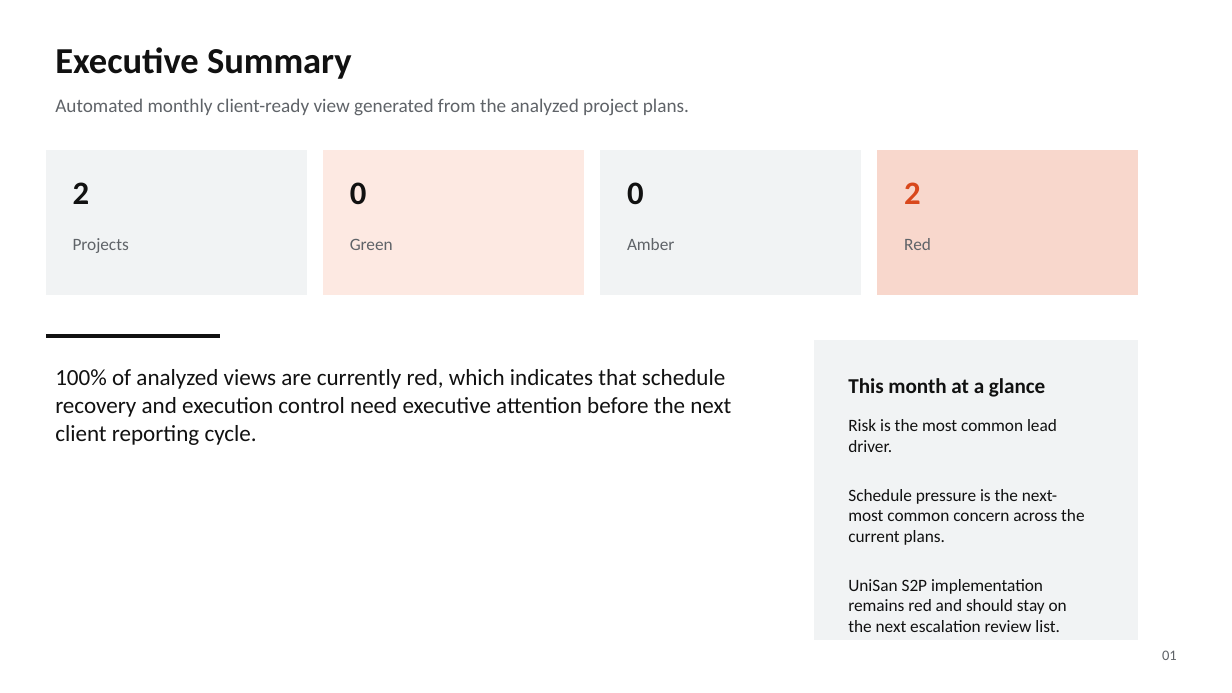
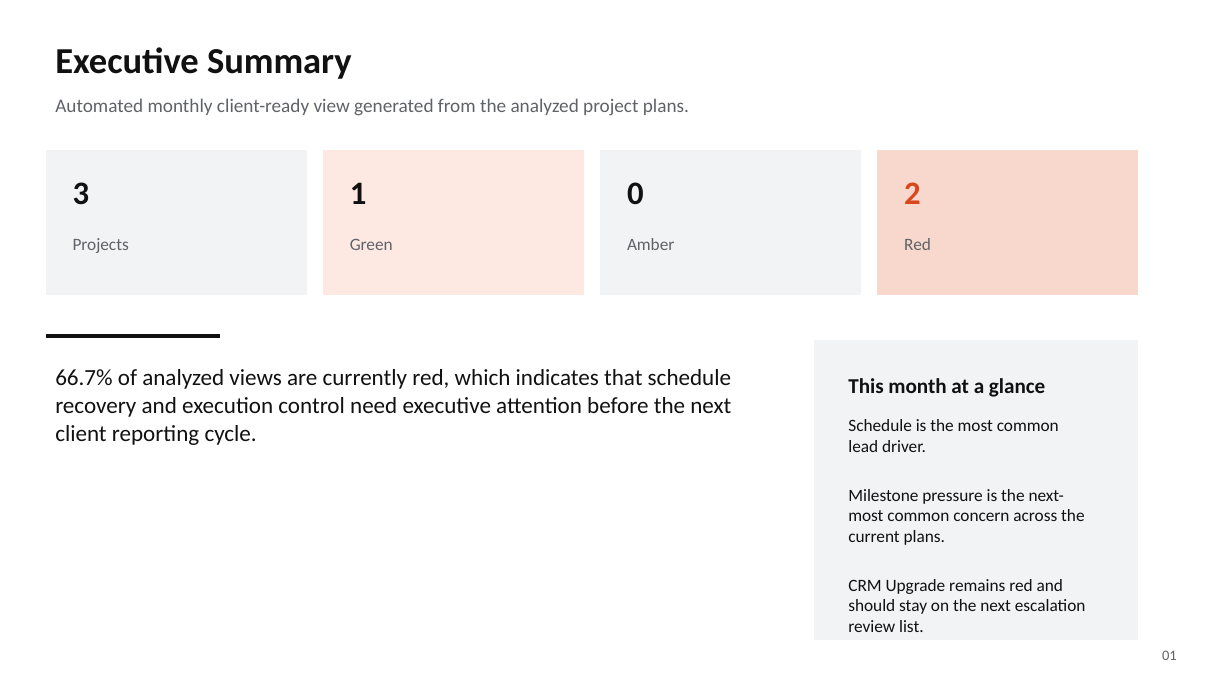
Before and after one commit to Rajibpanda01/Project-Health-Reporting-Agent, a slide deck: slide 1 of deliverables/monthly_executive_deck.pptx. Drawn at 1232x693 pixels with LibreOffice and Linux fonts; fonts in the diff are those of the drawing. Boxes give left, top, right and bottom in pixels: in the first picture for what was removed or moved away, otherwise in the second. Text is boxed around its words. In the diff, an @@ line names an element or a change of style, - is before the commit and + after.

```diff
--- a/deliverables/monthly_executive_deck.pptx
+++ b/deliverables/monthly_executive_deck.pptx
@@ text at (x1=73, y1=182, x2=90, y2=205): text changed @@
-2
+3
@@ text at (x1=350, y1=182, x2=367, y2=204): text changed @@
-0
+1
@@ text at (x1=55, y1=369, x2=731, y2=445): text changed @@
-100% of analyzed views are currently red, which indicates that schedule recovery and execution control need executive attention before the next client reporting cycle.
+66.7% of analyzed views are currently red, which indicates that schedule recovery and execution control need executive attention before the next client reporting cycle.
@@ text at (x1=848, y1=419, x2=1086, y2=614): text changed @@
-Risk is the most common lead driver.
-Schedule pressure is the next-most common concern across the current plans.
-UniSan S2P implementation remains red and should stay on the next escalation review list.
+Schedule is the most common lead driver.
+Milestone pressure is the next-most common concern across the current plans.
+CRM Upgrade remains red and should stay on the next escalation review list.
```
Also in this commit, not shown: 4 other slides changed, 17 other files.
